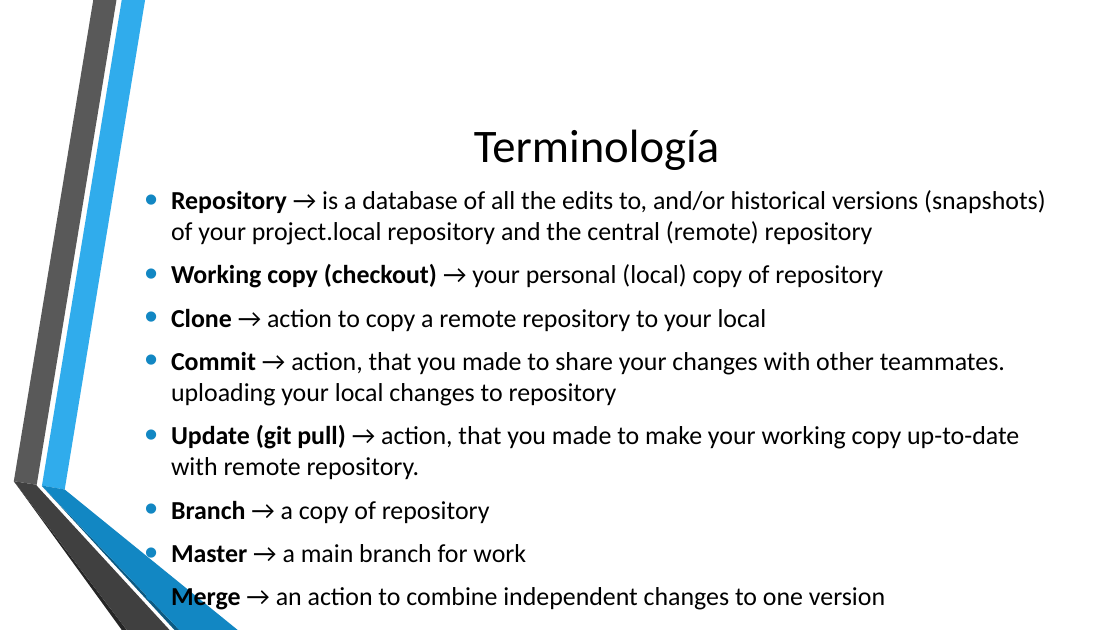
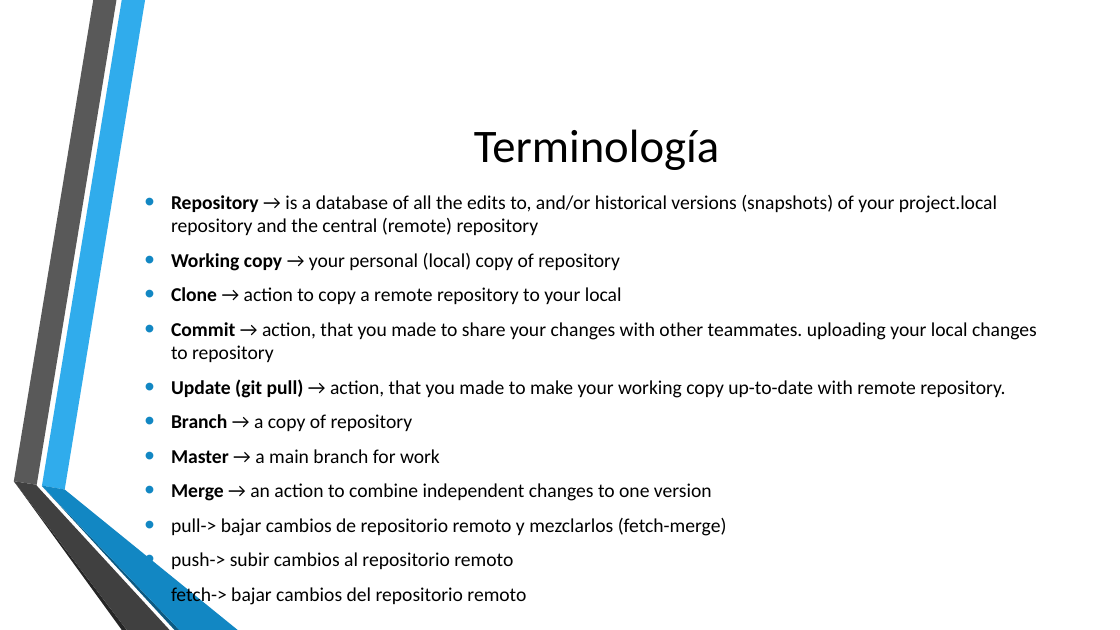
Before and after one commit to campus-digital/tutorialgit, a slide deck: slide 8 of documentos/Presentación3.pptx (slide 9 before the commit). Drawn at 1120x630 pixels with LibreOffice and Linux fonts; fonts in the diff are those of the drawing; background and template pictures are left out. Boxes give left, top, right and bottom in pixels: in the first picture for what was removed or moved away, otherwise in the second. Text is boxed around its words. In the diff, an @@ line names an element or a change of style, - is before the commit and + after.

```diff
--- a/documentos/Presentación3.pptx
+++ b/documentos/Presentación3.pptx
@@ text at <box>171,195,1037,501</box>: size 22.2 to 16.8 pt in "Repository → is a database of all ...", "Clone → action to copy a remote ...", "Commit → action, that you made to ...", "Update (git pull) → action, that you ..." and 3 more places; less space between paragraphs @@
@@ text at <box>171,253,620,271</box>: text changed; size 22.2 to 16.8 pt @@
-• Working copy (checkout) → your personal (local) copy of repository
+• Working copy → your personal (local) copy of repository
@@ text at <box>171,518,727,606</box>: paragraphs added @@
+• pull-> bajar cambios de repositorio remoto y mezclarlos (fetch-merge)
+• push-> subir cambios al repositorio remoto
+• fetch-> bajar cambios del repositorio remoto
```
Also in this commit, not shown: 2 other slides changed, 1 slide added, 2 other files.
